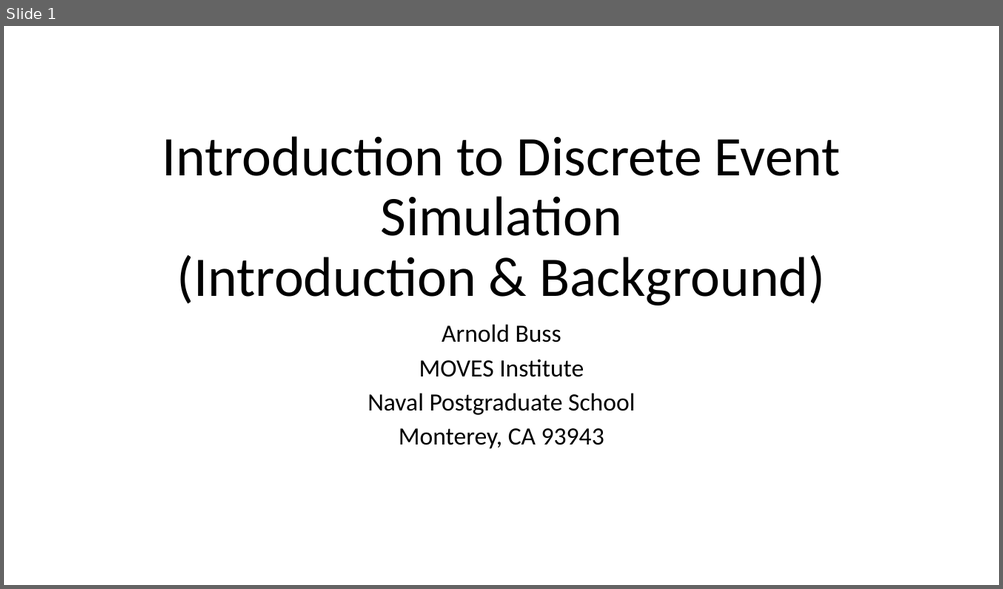
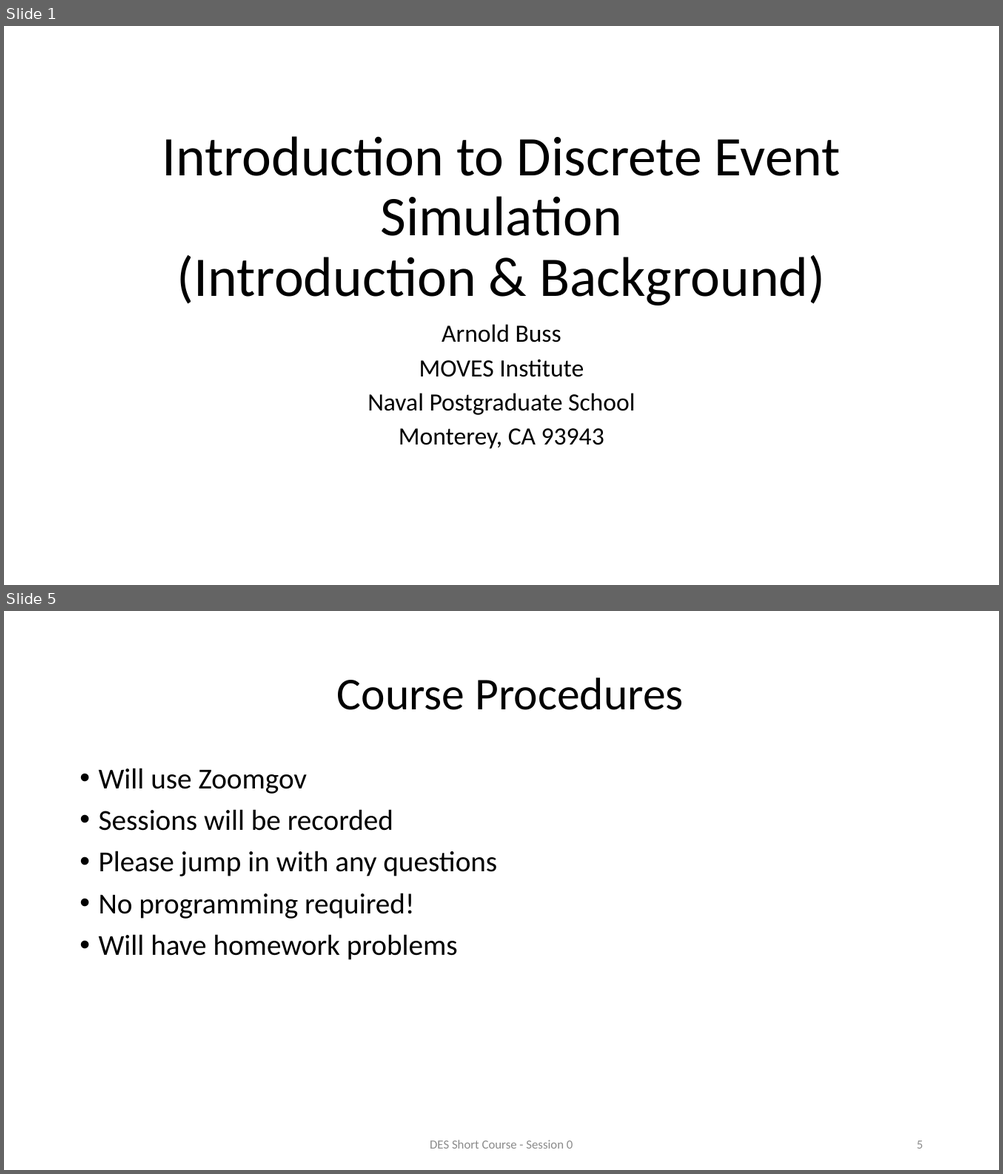
Before and after one commit to ahbuss/DESModeling, a slide deck: Short Course/Slides/Session 0.pptx. Shown one above the other, each under a label of ours: slide 1 before the commit, slides 1 and 5 after it; the slides between them are not shown. The pictures are 1003x589 and 1003x1174 pixels, drawn with LibreOffice and Linux fonts; fonts in the diff are those of the drawing; background and template pictures are left out. Boxes give left, top, right and bottom in pixels: in the first picture for what was removed or moved away, otherwise in the second. Text is boxed around its words. In the diff, an @@ line names an element or a change of style, - is before the commit and + after.

```diff
--- a/Short Course/Slides/Session 0.pptx
+++ b/Short Course/Slides/Session 0.pptx
@@ slide 5 added at box(4, 611, 999, 1170), background #FFFFFF @@
@@ title added at box(337, 678, 683, 710), 44 pt, text #000000 @@
+Course Procedures
@@ text added at box(99, 768, 497, 960), 28 pt, text #000000 @@
+• Will use Zoomgov
+• Sessions will be recorded
+• Please jump in with any questions
+• No programming required!
+• Will have homework problems
@@ text added at box(430, 1140, 572, 1149), 12 pt, text #8C8C8C @@
+DES Short Course - Session 0
@@ page number added at box(916, 1141, 922, 1149), 12 pt, text #8C8C8C @@
+5
```
Also in this commit, not shown: 2 slides changed, 1 other slide added, 10 other files.
